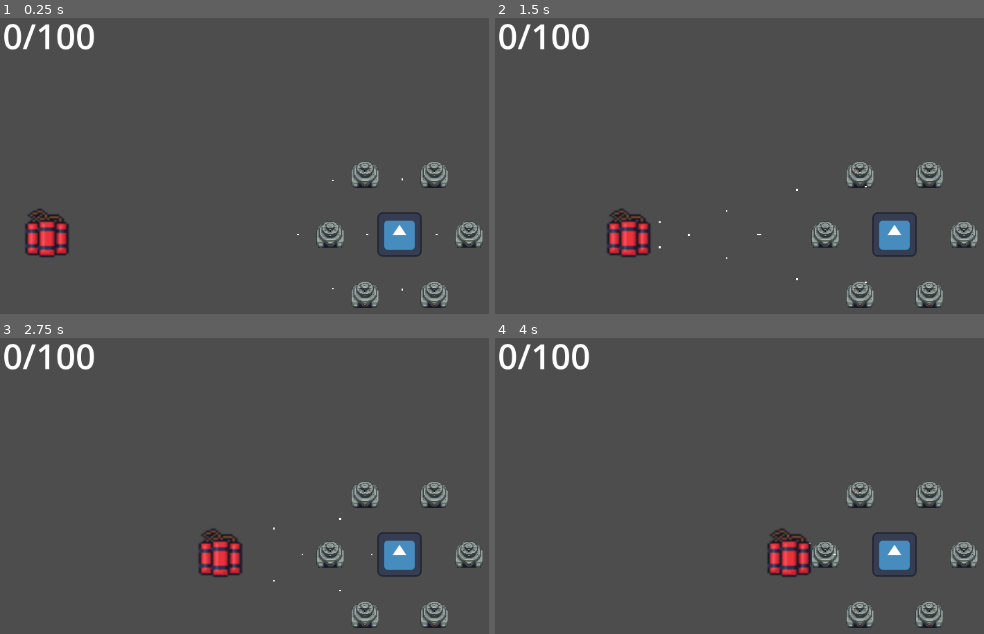
Above: before the commit, frames 1-4 (two rows, left to right).
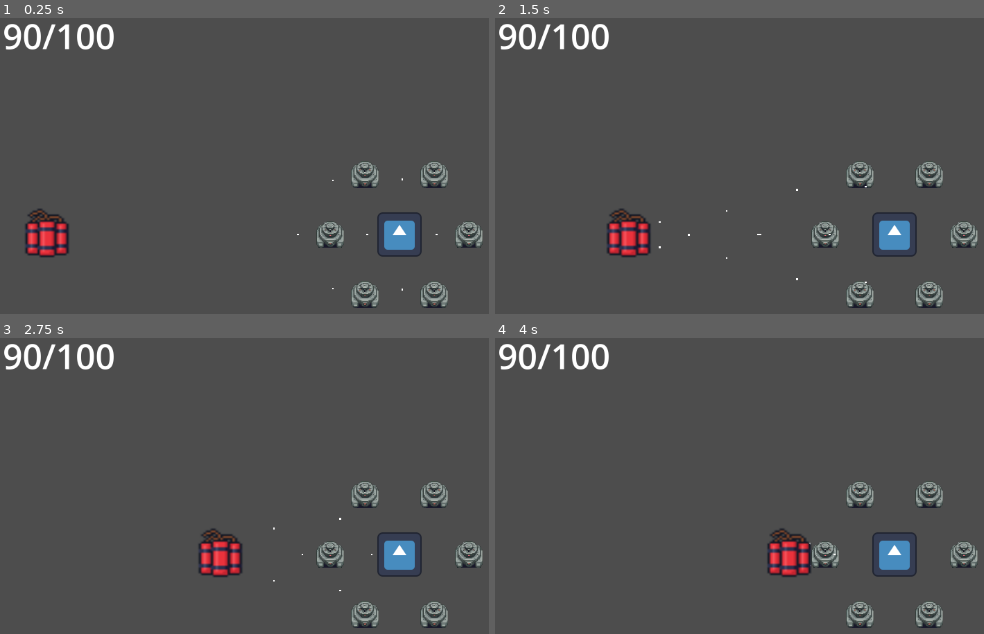
Above: after the commit, the same moments.

Repository: PM-Micael/Project-Tower
Game: Godot game, scene res://Scenes/Game.tscn
Two runs of this game, one before a commit and one after it. Both use one fixed random seed, a clock stepped at 60 frames per second and the inputs below. The engine's default icon, where the game draws it, is replaced by a stand-in: a white triangle on a blue panel in a dark square.
Inputs:
- Up to frame 1 (0.25 s): no input
- Up to frame 2 (1.5 s): no input
- Up to frame 3 (2.75 s): no input
- Up to frame 4 (4 s): no input

The runs differ from the first frame. In frame 1, 0.8% of the frame differs, in the area x 0-24%, y 2-11%; in frame 2, 0.8%, in the area x 0-69%, y 2-74%; in frame 3, 0.8%; in frame 4, 0.8%.

Commit message:
Core now spawns in turrets to the scene from the json file.

Diff:
--- a/Files/db.json
+++ b/Files/db.json
@@ -5,6 +5,7 @@
 				"current_round": {
 					"wave": 1,
 					"fort":{
+						"tier": 2,
 						"core_stats": {
 							"maximum_health": 100,
 							"current_health": 90,
--- a/Files/fort_progression.json
+++ b/Files/fort_progression.json
@@ -1,8 +1,13 @@
 {
-  "tier_1": {
-	"canon_slot_cords": [
-	  [1, 1], [1, 2], [3, 1]
-	],
+  "tier_2": {
+	"canon_slot_cords": {
+	  "slot_1": { "x": 200.0, "y": 0.0 },
+	  "slot_2": { "x": 100.0, "y": -173.2 },
+	  "slot_3": { "x": -100.0, "y": -173.2 },
+	  "slot_4": { "x": -200.0, "y": 0.0 },
+	  "slot_5": { "x": -100.0, "y": 173.2 },
+	  "slot_6": { "x": 100.0, "y": 173.2 }
+	},
 	"wall_count": 6
   }
 }
--- a/Scenes/Game.tscn
+++ b/Scenes/Game.tscn
@@ -1,9 +1,8 @@
-[gd_scene load_steps=6 format=3 uid="uid://0iqkb04oacik"]
+[gd_scene load_steps=5 format=3 uid="uid://0iqkb04oacik"]
 
 [ext_resource type="Script" uid="uid://ct5mcwjrs6h4h" path="res://Scripts/Structures/enemy_spawn.gd" id="1_kldst"]
 [ext_resource type="PackedScene" uid="uid://bugp3xft5dakl" path="res://Scenes/Enemies/enemy.tscn" id="2_b2bpf"]
 [ext_resource type="PackedScene" uid="uid://djkssdnxpx331" path="res://Scenes/Structures/core.tscn" id="3_7lihs"]
-[ext_resource type="PackedScene" uid="uid://b0k3abpx5lwt7" path="res://Scenes/Structures/turret.tscn" id="4_b2bpf"]
 [ext_resource type="Script" uid="uid://csctngf5o2avw" path="res://Scripts/UI/health_label.gd" id="4_fgofq"]
 
 [node name="Game" type="Node2D"]
@@ -18,30 +17,6 @@
 [node name="Fort" type="Node2D" parent="DefendTower"]
 
 [node name="Core" parent="DefendTower/Fort" instance=ExtResource("3_7lihs")]
-
-[node name="Turret" parent="DefendTower/Fort" node_paths=PackedStringArray("core_scene") instance=ExtResource("4_b2bpf")]
-position = Vector2(200, 0)
-core_scene = NodePath("../Core")
-
-[node name="Turret2" parent="DefendTower/Fort" node_paths=PackedStringArray("core_scene") instance=ExtResource("4_b2bpf")]
-position = Vector2(100, -173.2)
-core_scene = NodePath("../Core")
-
-[node name="Turret3" parent="DefendTower/Fort" node_paths=PackedStringArray("core_scene") instance=ExtResource("4_b2bpf")]
-position = Vector2(-100, -173.2)
-core_scene = NodePath("../Core")
-
-[node name="Turret4" parent="DefendTower/Fort" node_paths=PackedStringArray("core_scene") instance=ExtResource("4_b2bpf")]
-position = Vector2(-200, 0)
-core_scene = NodePath("../Core")
-
-[node name="Turret5" parent="DefendTower/Fort" node_paths=PackedStringArray("core_scene") instance=ExtResource("4_b2bpf")]
-position = Vector2(-100, 173.2)
-core_scene = NodePath("../Core")
-
-[node name="Turret6" parent="DefendTower/Fort" node_paths=PackedStringArray("core_scene") instance=ExtResource("4_b2bpf")]
-position = Vector2(100, 173.2)
-core_scene = NodePath("../Core")
 
 [node name="Camera2D" type="Camera2D" parent="."]
 zoom = Vector2(0.5, 0.5)
--- a/Scenes/Structures/core.tscn
+++ b/Scenes/Structures/core.tscn
@@ -9,6 +9,7 @@
 
 [node name="Core" type="Area2D" groups=["Core", "Fort"]]
 script = ExtResource("1_wtb72")
+canon_scene = ExtResource("3_8rc0j")
 
 [node name="CollisionShape2D" type="CollisionShape2D" parent="."]
 shape = SubResource("RectangleShape2D_wtcfe")
--- a/Scripts/Structures/core.gd
+++ b/Scripts/Structures/core.gd
@@ -4,17 +4,51 @@
 @export var current_health: int
 @export var maximum_attack_range: float = 100
 @export var attack_cooldown: float = 1.0
+@export var canon_scene: PackedScene
 
 var time_since_last_attack: float = 0
+var tier_number: int
+var fort_tier: String
+var canon_slot_cords: Dictionary
 
 signal health_changed (current, maximum)
 
-func _init() -> void:
-	var data = Global.load_json("res://Files/test.json")
-	if data:
-		current_health = data["users"]["UID_123"]["progress"]["current_round"]["fort"]["core_stats"]["current_health"]
-		maximum_health = data["users"]["UID_123"]["progress"]["current_round"]["fort"]["core_stats"]["maximum_health"]
-		print(str(current_health))
+func _ready() -> void:
+	var db_data = Global.load_json("res://Files/db.json")
+	var fort_data = Global.load_json("res://Files/fort_progression.json")
+
+	if db_data:
+		current_health = db_data["users"]["UID_123"]["progress"]["current_round"]["fort"]["core_stats"]["current_health"]
+		maximum_health = db_data["users"]["UID_123"]["progress"]["current_round"]["fort"]["core_stats"]["maximum_health"]
+		tier_number = db_data["users"]["UID_123"]["progress"]["current_round"]["fort"]["tier"]
+
+	if fort_data:
+		canon_slot_cords = fort_data["tier_" + str(tier_number)]["canon_slot_cords"]
+
+	_initialize_structures(canon_slot_cords)
+
+func _initialize_structures(canon_slots: Dictionary) -> void:
+	if canon_scene == null:
+		return
+	print("init")
+	for slot_name in canon_slots:
+		var slot_cords = canon_slots[slot_name]
+		print(slot_name)
+		print(slot_cords["x"])
+		print(slot_cords["y"])
+
+		var canon = canon_scene.instantiate()
+		canon.global_position = Vector2(
+			slot_cords["x"],
+			slot_cords["y"]
+		)
+
+		canon.name = slot_name
+		canon.core_scene = self
+		add_child(canon)
+		print("canon placed")
+
+	return
 
 func take_damage(amount: int) -> void:
 	current_health -= amount
--- a/Scripts/Structures/turret.gd
+++ b/Scripts/Structures/turret.gd
@@ -42,7 +42,6 @@
 	)
 
 	if enemies.size() == 0:
-		push_warning("No tower found in group 'tower'")
 		return
 
 	var closest: Node2D = enemies[0]
@@ -81,5 +80,6 @@
 
 	bullet.global_position = global_position
 	bullet.target = _target
-	get_parent().add_child(bullet)
+	bullet.name = "Bullet"
+	get_parent().get_parent().add_child(bullet)
 	_target.predicted_current_health -= bullet.damage
Not shown, changed: pipeline.txt
